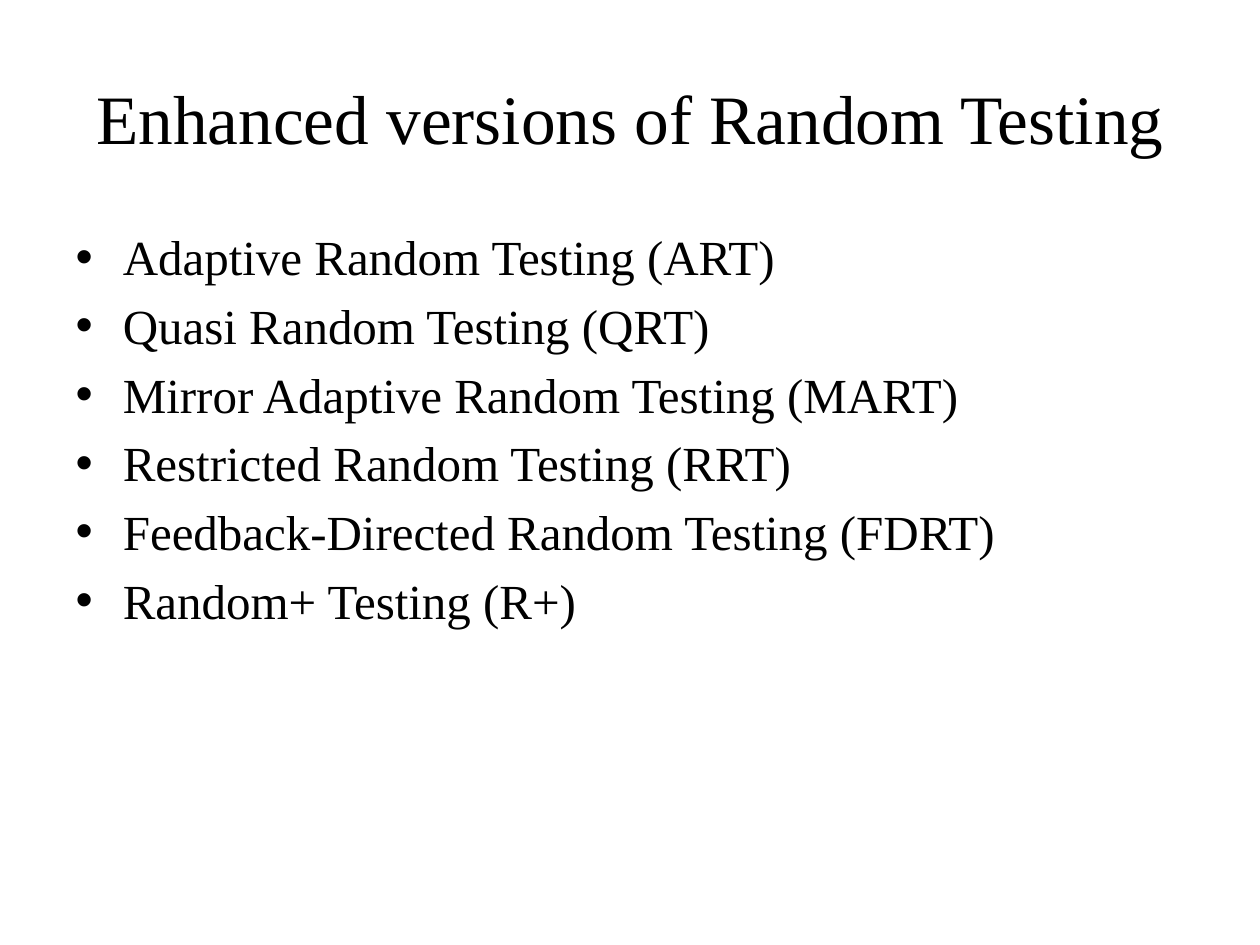
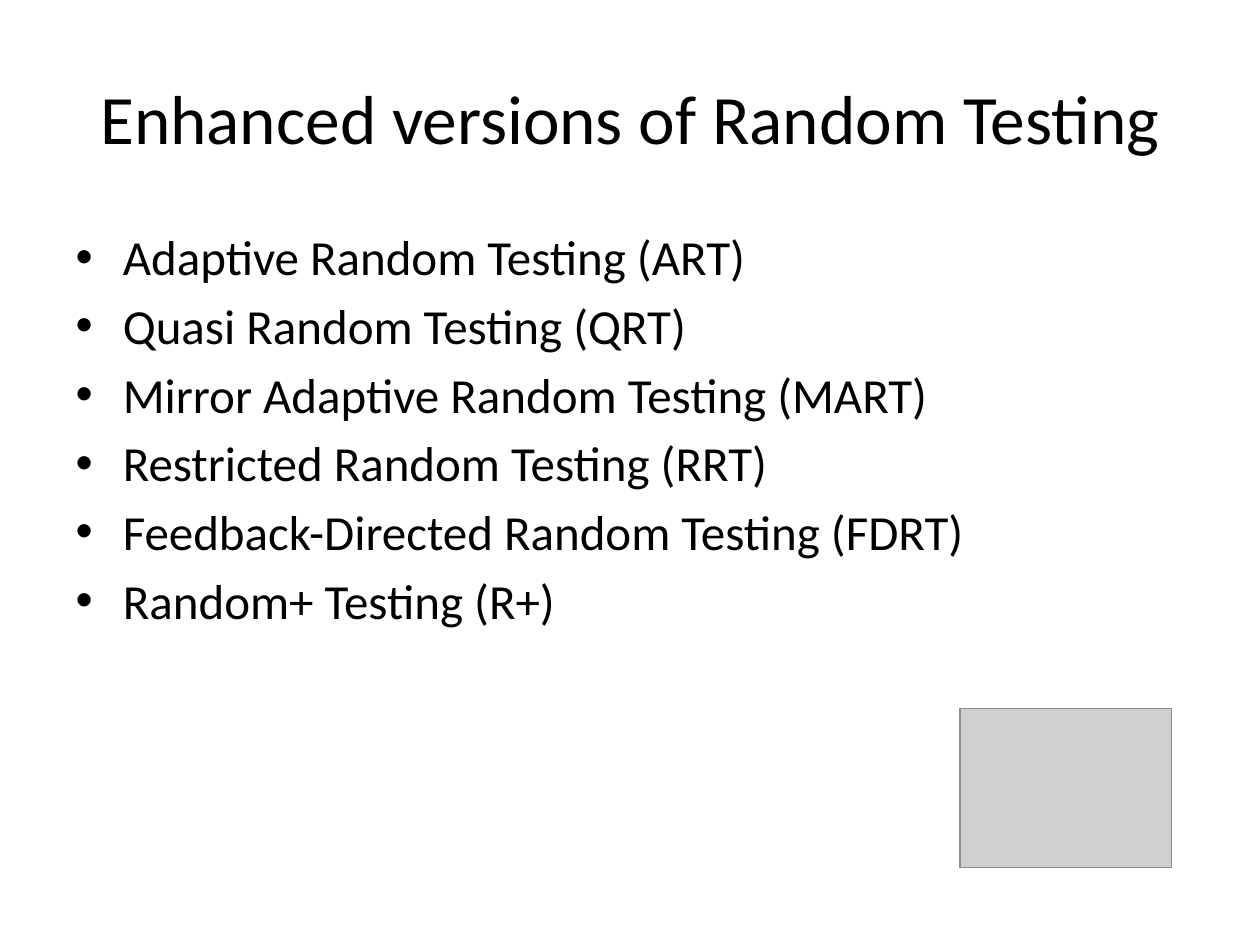
Before and after one commit to maochy/yeti-test, a slide deck: slide 12 of ThesisSeminar/newOne.pptx (slide 9 before the commit). Drawn at 1260x945 pixels with LibreOffice and Linux fonts; fonts in the diff are those of the drawing; grey boxes stand for pictures. Boxes give left, top, right and bottom in pixels: in the first picture for what was removed or moved away, otherwise in the second. Text is boxed around its words. In the diff, an @@ line names an element or a change of style, - is before the commit and + after.

Commit message:
presentation changed to add new slides. Filechooser directed to open in the current folder saving few seconds.

```diff
--- a/ThesisSeminar/newOne.pptx
+++ b/ThesisSeminar/newOne.pptx
@@ title "Enhanced versions of Random Testing" at (100, 96, 1159, 156): font Times New Roman to Calibri @@
@@ text "Adaptive Random Testing (ART)" at (123, 239, 963, 628): font Times New Roman to Calibri @@
@@ picture added at (960, 708, 1172, 867) @@
```
Also in this commit, not shown: 18 other slides changed, 10 slides added, 1 slide removed, 1 other file.
